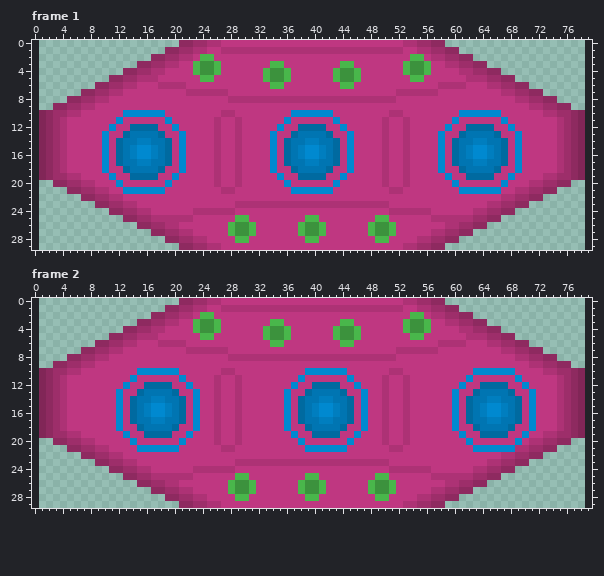
Two states of a pixel-art file, source/images/originals/spaceship.aseprite. That is the earlier state.
78x30 pixels, 6 frames. Colours within 5 levels of each other are drawn and written as one. Shown: frame 1, frame 2. The old version is drawn lined up with the new one, on the new canvas. The commit also changed other frames, which this record leaves out.
The same view after the edit:
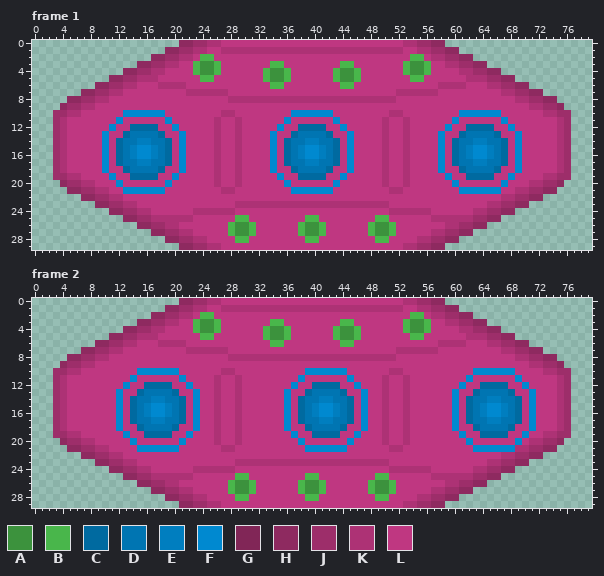
Palette (. is transparent): A #3c923d  B #49b64b  C #006aa0  D #0075b2  E #007ebf  F #0089d0  G #812657  H #8e2a60  J #9d2e6a  K #ad3275  L #bf3781
The author wrote: Spaceship windows loop
What changed:
canvas 78x30 -> 80x30, the old top-left corner now at 1,0
Frame 1:
Colour G is removed in rows 10 to 19 at x 1 and 78.
Colour H is removed in row 9 at x 3 and 76; in rows 10 to 19 at x 2 and 77; in row 20 at x 3 and 76.
Frame 2: the same change as frame 1
